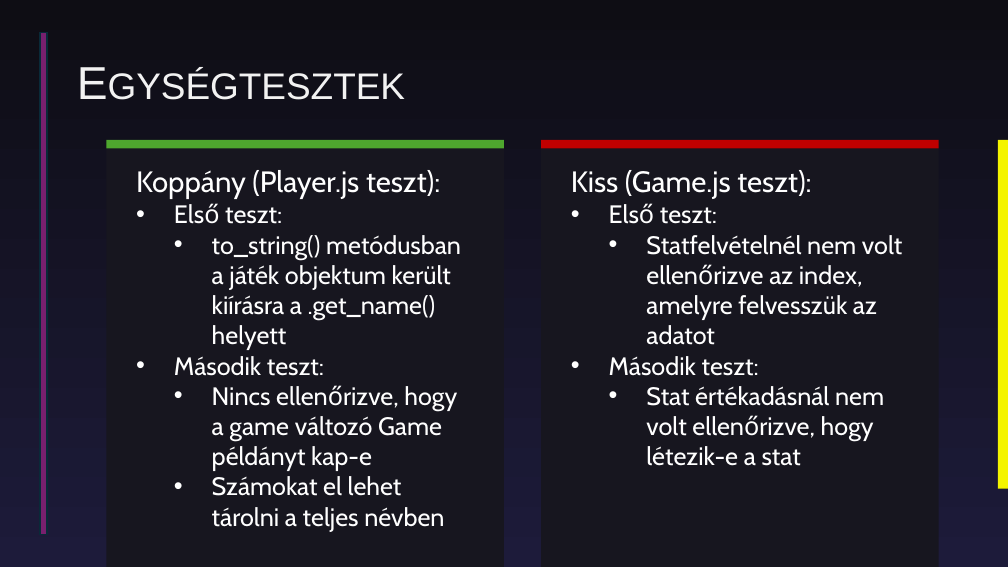
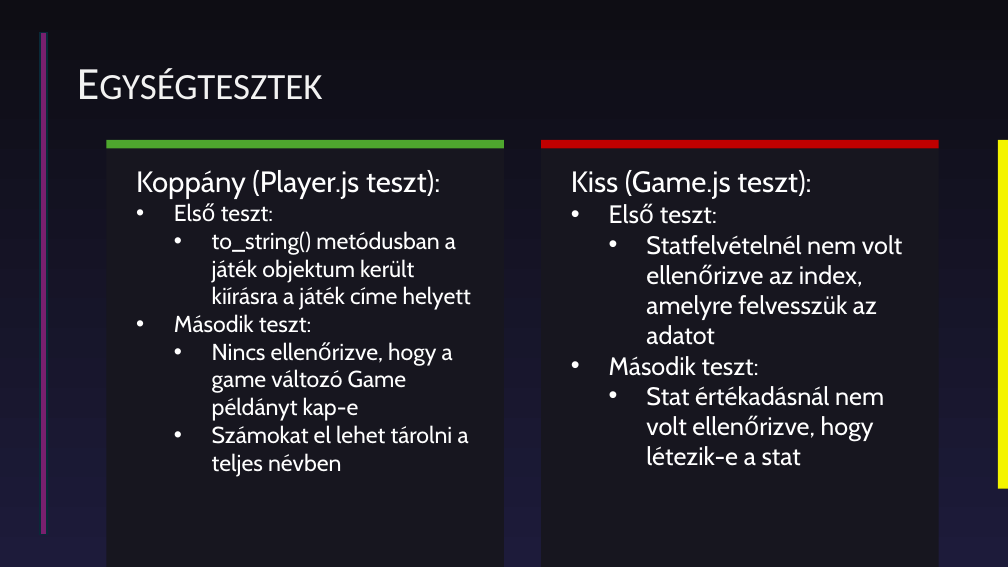
Before and after one commit to KoppanyBalazs/e-sport, a slide deck: slide 8 of egyeb/E-Sport csapat adminisztrációs felület.pptx. Drawn at 1008x567 pixels with LibreOffice and Linux fonts; fonts in the diff are those of the drawing; background and template pictures are left out. Boxes give left, top, right and bottom in pixels: in the first picture for what was removed or moved away, otherwise in the second. Text is boxed around its words. In the diff, an @@ line names an element or a change of style, - is before the commit and + after.

Commit message:
ppt finish

```diff
--- a/egyeb/E-Sport csapat adminisztrációs felület.pptx
+++ b/egyeb/E-Sport csapat adminisztrációs felület.pptx
@@ title "Egységtesztek" at box(70, 30, 939, 140): font Arial to Calibri @@
@@ text in rectangle at box(174, 206, 469, 477): size 24 to 22 pt in "Első teszt:", "Második teszt:", "Nincs ellenőrizve, hogy a game változó Game ...", "Számokat el lehet tárolni a teljes névben" @@
@@ text in rectangle at box(212, 231, 471, 310): text changed; size 24 to 22 pt @@
-  • to_string() metódusban a játék objektum került kiírásra a .get_name() helyett
+  • to_string() metódusban a játék objektum került kiírásra a játék címe helyett
```
Also in this commit, not shown: 10 other slides changed, 1 other file.
